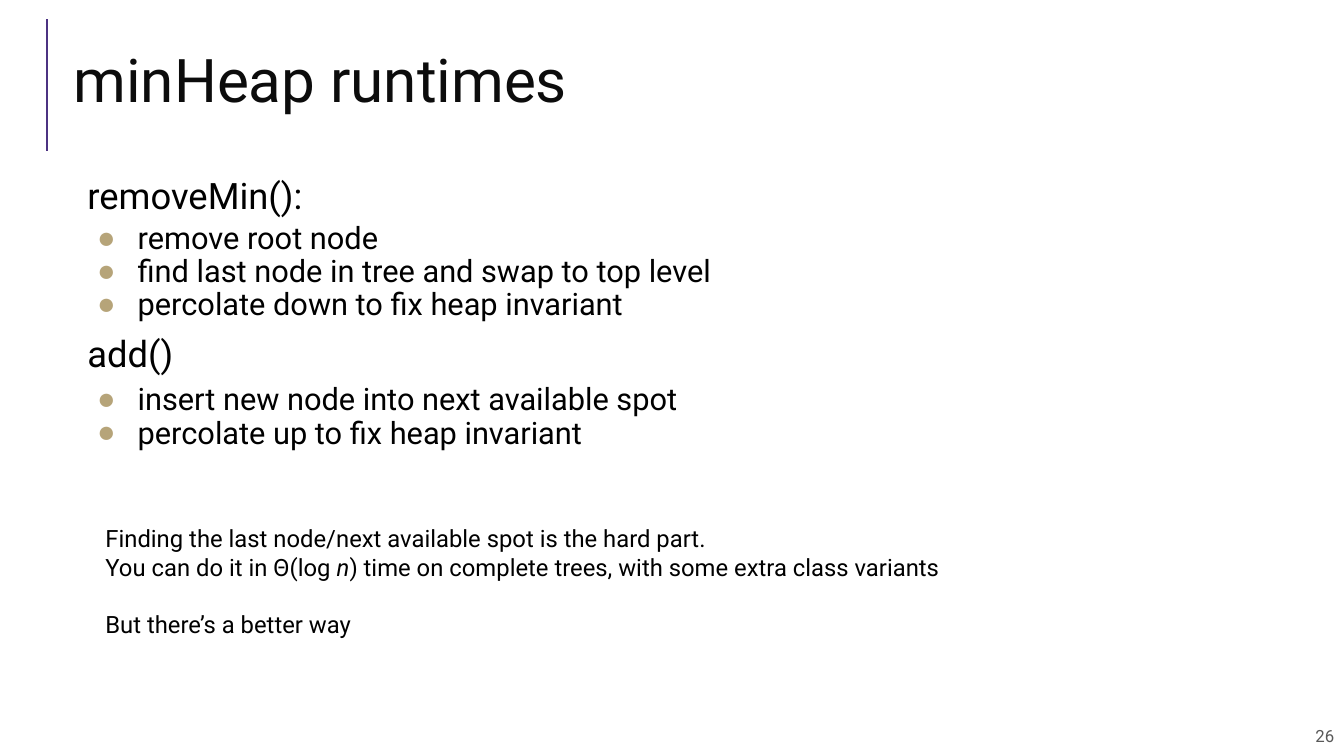
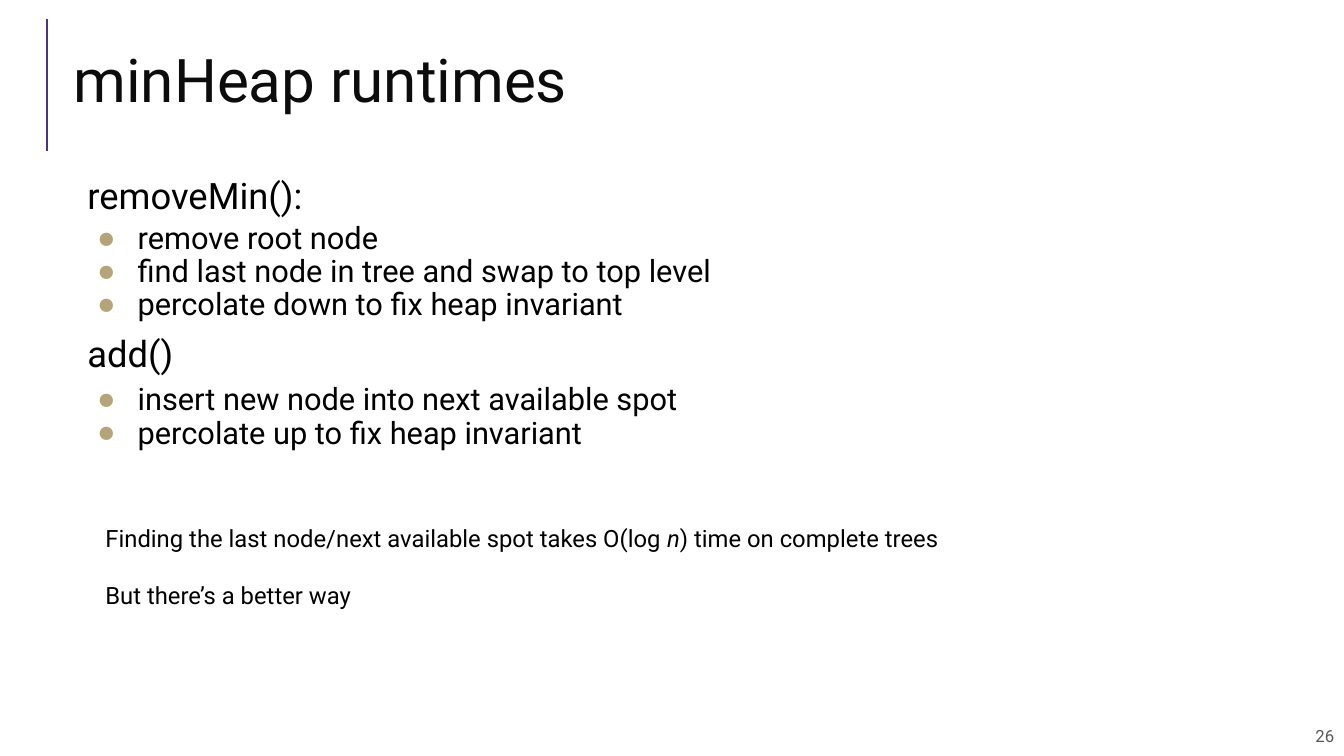
Before and after one commit to guhofstra/CSC111Fa25, a slide deck: slide 26 of PPTs/Lecture 11-heaps.pptx. Drawn at 1344x756 pixels with LibreOffice and Linux fonts; fonts in the diff are those of the drawing. Boxes give left, top, right and bottom in pixels: in the first picture for what was removed or moved away, otherwise in the second. Text is boxed around its words. In the diff, an @@ line names an element or a change of style, - is before the commit and + after.

```diff
--- a/PPTs/Lecture 11-heaps.pptx
+++ b/PPTs/Lecture 11-heaps.pptx
@@ text at [105,528,938,553]: text changed @@
-Finding the last node/next available spot is the hard part.
-You can do it in Θ(log n) time on complete trees, with some extra class variants
+Finding the last node/next available spot takes O(log n) time on complete trees
```
Also in this commit, not shown: 8 other slides changed, 14 other files.
